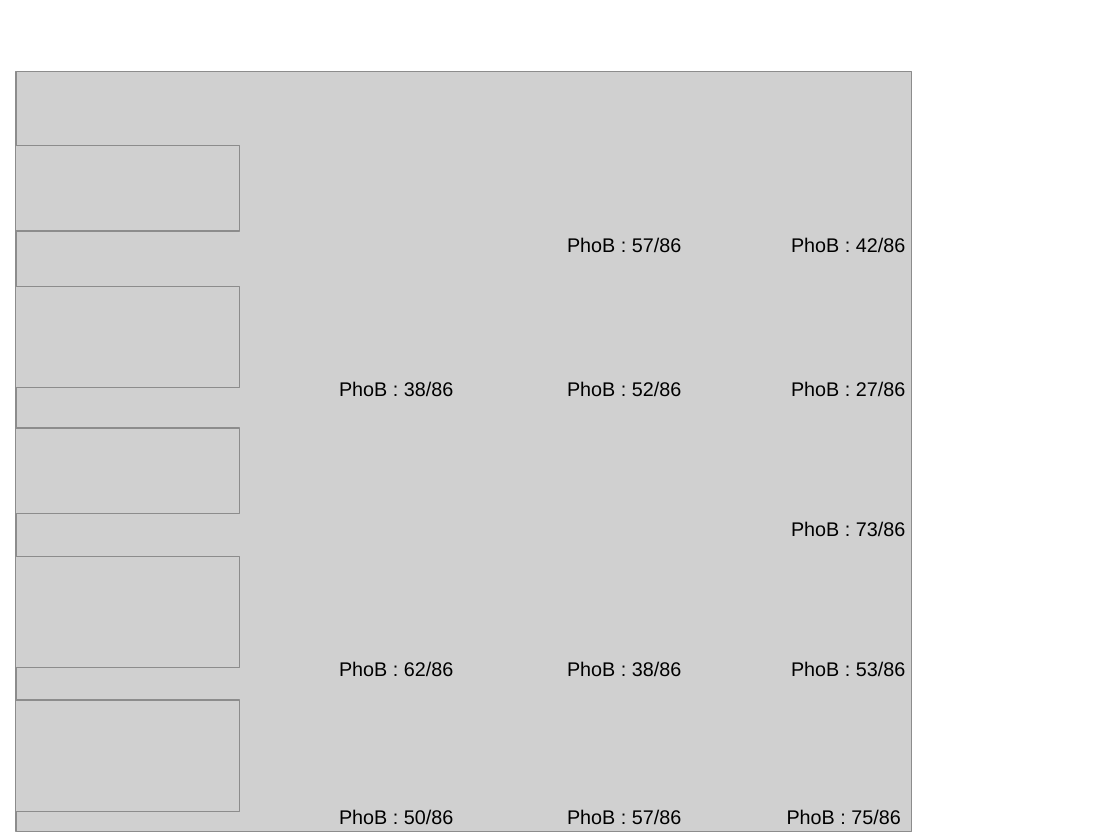
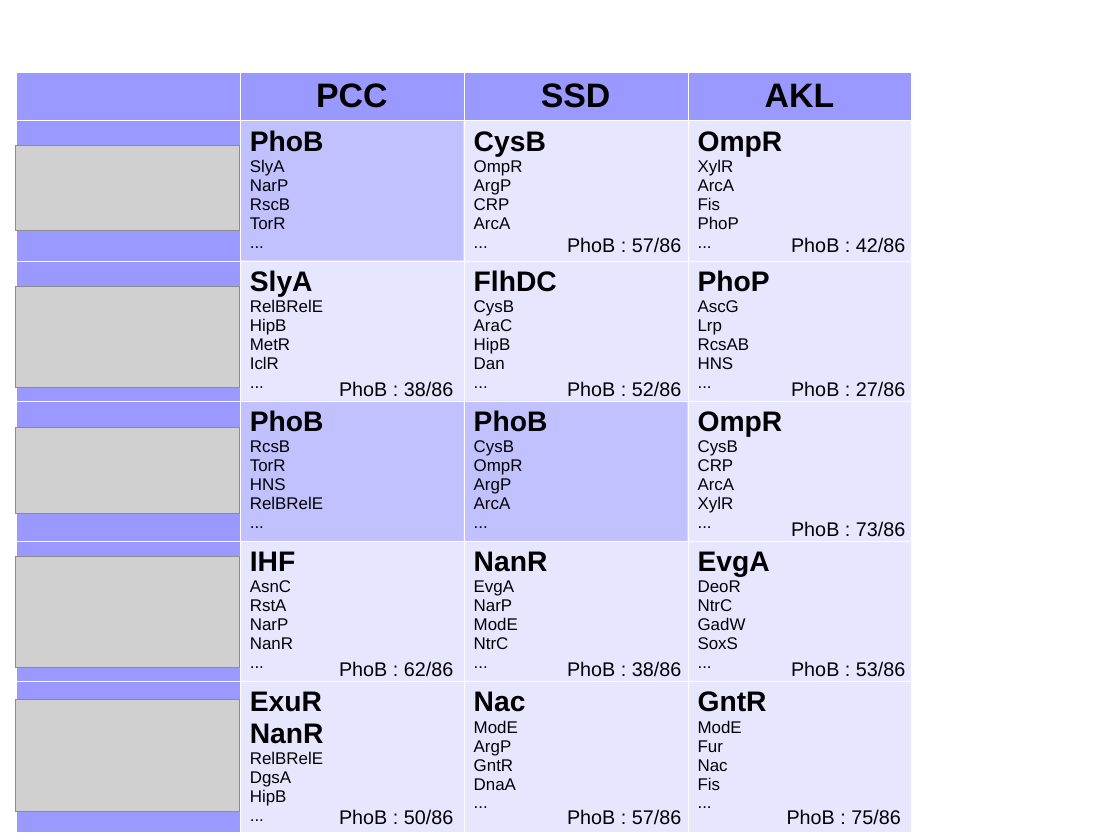
Before and after one commit to NikaAb/Projet-REGULON-GNOM, a slide deck: slide 10 of Presentation/Projet_Regulon_presentation [Repaired].odp. Drawn at 1120x840 pixels with LibreOffice and Linux fonts; fonts in the diff are those of the drawing; grey boxes stand for pictures. Boxes give left, top, right and bottom in pixels: in the first picture for what was removed or moved away, otherwise in the second. Text is boxed around its words. In the diff, an @@ line names an element or a change of style, - is before the commit and + after.

```diff
--- a/Presentation/Projet_Regulon_presentation [Repaired].odp
+++ b/Presentation/Projet_Regulon_presentation [Repaired].odp
@@ picture removed at [16,72,912,832] @@
@@ table added at [16,72,911,832], 6 rows, 4 columns @@
+ | PCC | SSD | AKL
+ | PhoB / SlyA / NarP / RscB / TorR / ... | CysB / OmpR / ArgP / CRP / ArcA / ... | OmpR / XylR / ArcA / Fis / PhoP / ...
+ | SlyA / RelBRelE / HipB / MetR / IclR / ... | FlhDC / CysB / AraC / HipB / Dan / ... | PhoP / AscG / Lrp / RcsAB / HNS / ...
+ | PhoB / RcsB / TorR / HNS / RelBRelE / ... | PhoB / CysB / OmpR / ArgP / ArcA / ... | OmpR / CysB / CRP / ArcA / XylR / ...
+ | IHF / AsnC / RstA / NarP / NanR / ... | NanR / EvgA / NarP / ModE / NtrC / ... | EvgA / DeoR / NtrC / GadW / SoxS / ...
+ | ExuR / NanR / RelBRelE / DgsA / HipB / ... | Nac / ModE / ArgP / GntR / DnaA / ... | GntR / ModE / Fur / Nac / Fis / ...
```
Also in this commit, not shown: 7 other slides changed, 1 slide added, 1 slide removed, 2 other files.
